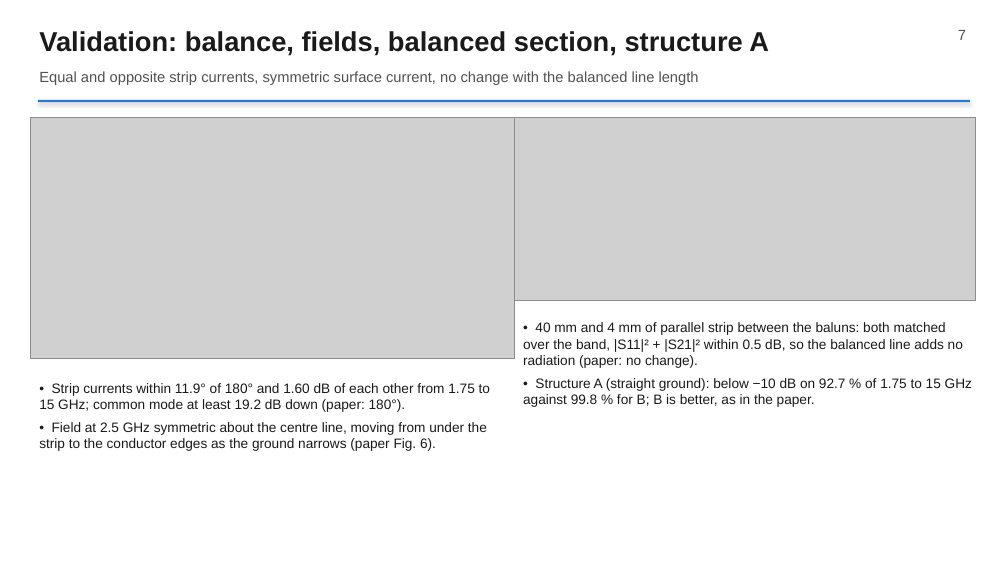
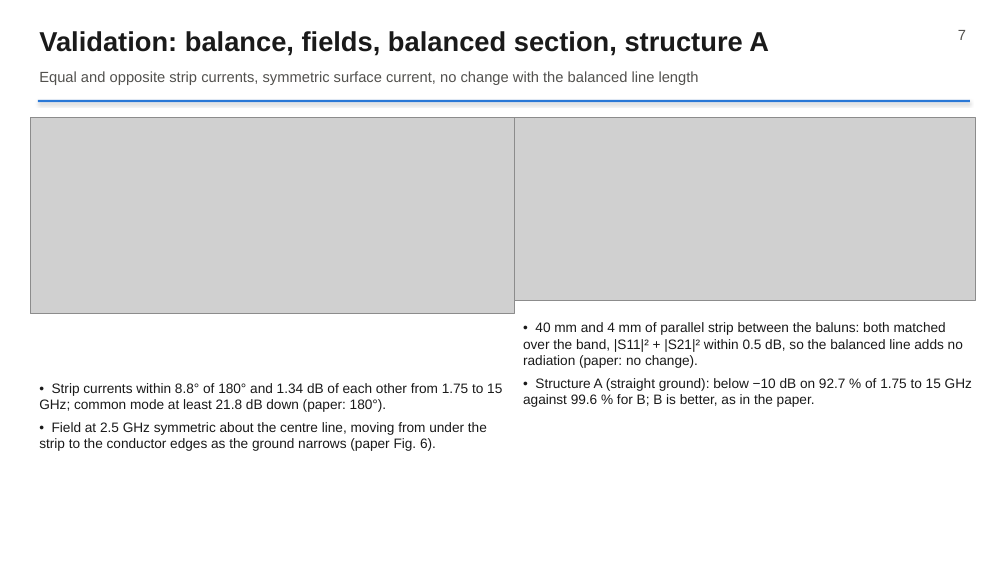
Before and after one commit to RushilJ2603/wideband-balun, a slide deck: slide 7 of slides/Wideband_Balun.pptx. Drawn at 1008x567 pixels with LibreOffice and Linux fonts; fonts in the diff are those of the drawing; grey boxes stand for pictures. Boxes give left, top, right and bottom in pixels: in the first picture for what was removed or moved away, otherwise in the second. Text is boxed around its words. In the diff, an @@ line names an element or a change of style, - is before the commit and + after.

```diff
--- a/slides/Wideband_Balun.pptx
+++ b/slides/Wideband_Balun.pptx
@@ picture: place and size @@
-picture at bbox=[30, 117, 514, 358]
+picture at bbox=[30, 117, 514, 314]
@@ text at bbox=[39, 383, 502, 412]: text changed @@
-• Strip currents within 11.9° of 180° and 1.60 dB of each other from 1.75 to 15 GHz; common mode at least 19.2 dB down (paper: 180°).
+• Strip currents within 8.8° of 180° and 1.34 dB of each other from 1.75 to 15 GHz; common mode at least 21.8 dB down (paper: 180°).
@@ text at bbox=[523, 378, 972, 407]: text changed @@
-• Structure A (straight ground): below −10 dB on 92.7 % of 1.75 to 15 GHz against 99.8 % for B; B is better, as in the paper.
+• Structure A (straight ground): below −10 dB on 92.7 % of 1.75 to 15 GHz against 99.6 % for B; B is better, as in the paper.
```
Also in this commit, not shown: 9 other slides changed, 1 slide added, 7 other files.
